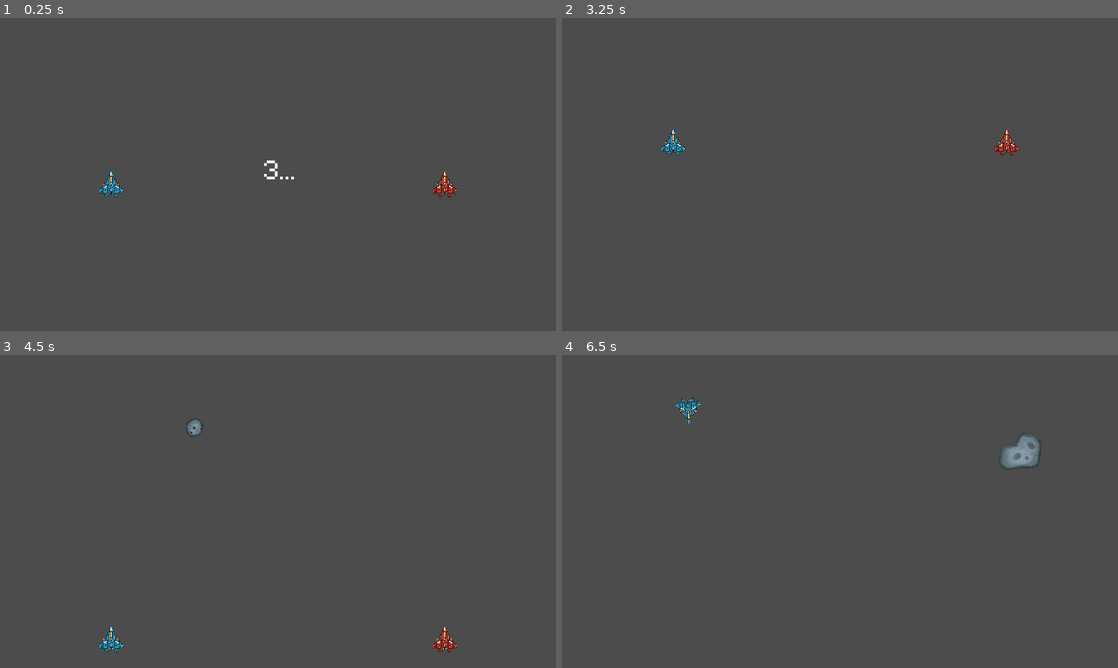
Above: before the commit, frames 1-4 (two rows, left to right).
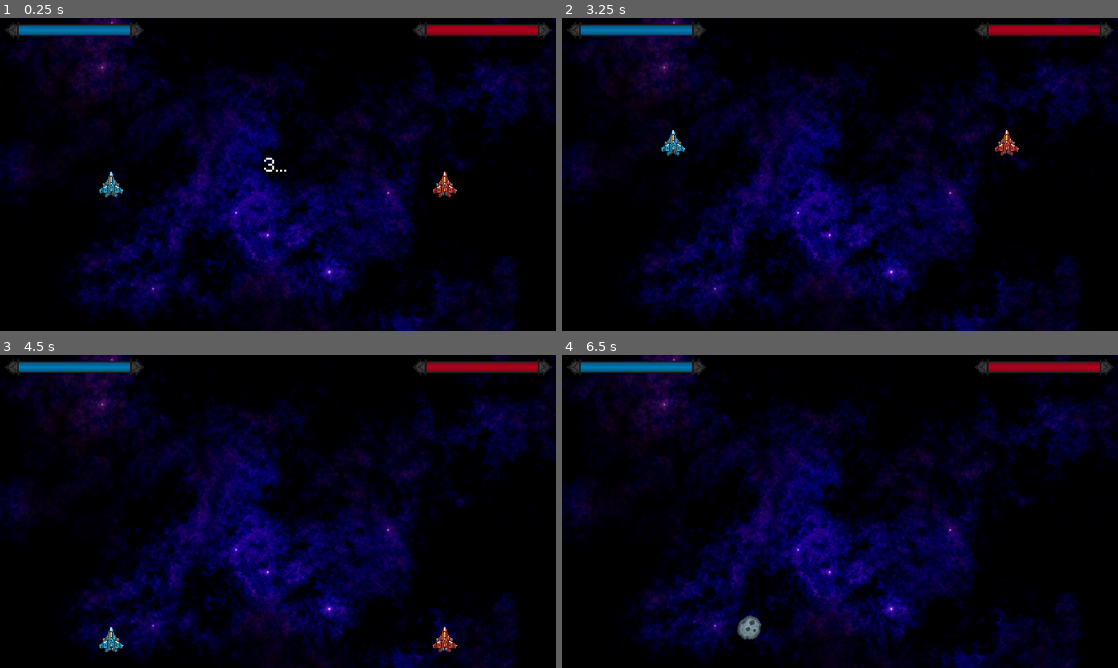
Above: after the commit, the same moments.

Repository: vicky-vittles/FirstGamesGodot
Game: Godot game, scene res://Scenes/Game.tscn
Same seed, same stepped clock (60 frames per second), same inputs: the game is played once before the commit and once after it. Before the commit the project starts from res://Scenes/World.tscn.
Inputs:
- Up to frame 1 (0.25 s): no input
- Up to frame 2 (3.25 s): tap Enter at 0.5, 2.75 s; tap Space at 1.25 s
- Up to frame 3 (4.5 s): tap R (reload, bound only after the commit) at 4.15 s
- Up to frame 4 (6.5 s): no input

The runs differ from the first frame. In frame 1, 100% of the frame differs, in the area x 0-100%, y 0-100%; in frame 2, 100%; in frame 3, 100%; in frame 4, 100%.

Commit message:
Finished Game 2

Diff:
--- a/Game2-JetFighter/Entities/Bullet/Bullet.gd
+++ b/Game2-JetFighter/Entities/Bullet/Bullet.gd
@@ -34,6 +34,6 @@
 
 
 func _on_Bullet_area_entered(area):
-	if area.is_in_group("player"):
+	if area.is_in_group("player") or area.is_in_group("asteroid"):
 		get_parent().remove_child(self)
 		queue_free()
--- a/Game2-JetFighter/Entities/Bullet/Bullet.tscn
+++ b/Game2-JetFighter/Entities/Bullet/Bullet.tscn
@@ -7,7 +7,7 @@
 
 [sub_resource type="Animation" id=2]
 resource_name = "default"
-length = 3.0
+length = 2.0
 tracks/0/type = "value"
 tracks/0/path = NodePath(".:modulate")
 tracks/0/interp = 1
@@ -15,7 +15,7 @@
 tracks/0/imported = false
 tracks/0/enabled = true
 tracks/0/keys = {
-"times": PoolRealArray( 0, 2.7, 3 ),
+"times": PoolRealArray( 0, 1.7, 2 ),
 "transitions": PoolRealArray( 1, 1, 1 ),
 "update": 0,
 "values": [ Color( 1, 1, 1, 1 ), Color( 1, 1, 1, 1 ), Color( 1, 1, 1, 0 ) ]
@@ -35,7 +35,7 @@
 shape = SubResource( 1 )
 
 [node name="LifetimeTimer" type="Timer" parent="."]
-wait_time = 3.0
+wait_time = 2.0
 one_shot = true
 autostart = true
 
--- /dev/null
+++ b/Game2-JetFighter/Entities/Player/LaserShootSFX.gd
@@ -0,0 +1,12 @@
+extends AudioStreamPlayer
+
+export (Array, AudioStream) var audio_files
+
+func _ready():
+	randomize()
+
+func play_random():
+	var random_number = randi() % audio_files.size()
+	stop()
+	stream = audio_files[random_number]
+	play()
--- a/Game2-JetFighter/Entities/Player/Player.gd
+++ b/Game2-JetFighter/Entities/Player/Player.gd
@@ -1,4 +1,11 @@
 extends KinematicBody2D
+
+class_name Player
+
+signal update_health(player_index, new_amount)
+signal player_died(player_index)
+signal screen_exited(player_index)
+signal screen_entered(player_index)
 
 const SCREEN_WIDTH = 1280
 const SCREEN_WIDTH_PERCENTAGE = 0.3
@@ -16,6 +23,7 @@
 
 func _ready():
 	$"..".connect("game_started", self, "_on_World_game_started")
+	$"..".connect("game_won", self, "_on_World_game_won")
 	$Health.connect("update_health", self, "_on_Health_update_health")
 	$Health.connect("died", self, "_on_Health_died")
 
@@ -52,6 +60,8 @@
 		rotation = direction.angle() + PI/2
 
 		if Input.is_action_just_pressed("shoot_" + str(player_index)):
+			$LaserShootSFX.play_random()
+
 			var bullet = BULLET.instance()
 			bullet.position = $BulletSpawn.global_position
 			bullet.shoot(player_index, direction)
@@ -83,12 +93,12 @@
 func _on_Hurtbox_area_entered(area):
 	if (area.is_in_group("bullet") or area.is_in_group("asteroid")) and current_state != STATES.DEAD:
 		$Health.take_damage(5)
+		$HurtSFX.play_random()
 		$DamageAnimations.play("take_damage")
 
 
 func _on_Health_update_health(new_amount):
-	#emitir outro sinal, para que HUD faça update
-	pass
+	emit_signal("update_health", player_index, new_amount)
 
 
 func _on_Health_died():
@@ -98,6 +108,8 @@
 	$DeadTimer.start()
 	$Particles2D.emitting = true
 
+	emit_signal("player_died", player_index)
+
 
 func _on_DeadTimer_timeout():
 	current_state = STATES.HIDDEN
@@ -106,4 +118,18 @@
 
 func _on_World_game_started():
 	current_state = STATES.FLY
-	pass
+
+
+func _on_World_game_won(player_victory):
+	if player_index == player_victory:
+		current_state = STATES.SPAWN
+		$CollisionPolygon2D.set_deferred("disabled", true)
+		$Hurtbox/CollisionPolygon2D.set_deferred("disabled", true)
+
+
+func _on_VisibilityNotifier2D_screen_exited():
+	emit_signal("screen_exited", player_index)
+
+
+func _on_VisibilityNotifier2D_screen_entered():
+	emit_signal("screen_entered", player_index)
--- a/Game2-JetFighter/Entities/Player/Player.tscn
+++ b/Game2-JetFighter/Entities/Player/Player.tscn
@@ -1,11 +1,17 @@
-[gd_scene load_steps=11 format=2]
+[gd_scene load_steps=17 format=2]
 
 [ext_resource path="res://Entities/Player/Health.gd" type="Script" id=1]
 [ext_resource path="res://Entities/Player/Player.gd" type="Script" id=2]
 [ext_resource path="res://Entities/Player/player-spaceship-damage.png" type="Texture" id=3]
 [ext_resource path="res://Entities/Player/explosion-1.png" type="Texture" id=4]
-
-[sub_resource type="Animation" id=2]
+[ext_resource path="res://Systems/RandomSFXPlayer.tscn" type="PackedScene" id=5]
+[ext_resource path="res://Assets/Laser_Shoot2.wav" type="AudioStream" id=6]
+[ext_resource path="res://Assets/Laser_Shoot4.wav" type="AudioStream" id=7]
+[ext_resource path="res://Assets/Hit_Hurt3.wav" type="AudioStream" id=8]
+[ext_resource path="res://Assets/Hit_Hurt.wav" type="AudioStream" id=9]
+[ext_resource path="res://Assets/Hit_Hurt4.wav" type="AudioStream" id=10]
+
+[sub_resource type="Animation" id=1]
 resource_name = "go_to_idle"
 length = 0.25
 step = 0.05
@@ -34,8 +40,7 @@
 "values": [ 2, 1, 0 ]
 }
 
-[sub_resource type="Animation" id=1]
-resource_name = "turn"
+[sub_resource type="Animation" id=2]
 length = 0.25
 step = 0.05
 tracks/0/type = "value"
@@ -155,12 +160,12 @@
 polygon = PoolVector2Array( -19, -4, -10, -7, 0, -30, 10, -7, 18, -4, 18, 17, -19, 17 )
 
 [node name="MovementAnimations" type="AnimationPlayer" parent="."]
-anims/go_to_idle = SubResource( 2 )
-anims/turn = SubResource( 1 )
+anims/go_to_idle = SubResource( 1 )
+anims/turn = SubResource( 2 )
 
 [node name="DamageAnimations" type="AnimationPlayer" parent="."]
-anims/died = SubResource( 8 )
-anims/take_damage = SubResource( 7 )
+anims/died = SubResource( 3 )
+anims/take_damage = SubResource( 4 )
 
 [node name="VisibilityNotifier2D" type="VisibilityNotifier2D" parent="."]
 visible = false
@@ -172,18 +177,26 @@
 
 [node name="Health" type="Node" parent="."]
 script = ExtResource( 1 )
-health = 15
 
 [node name="Particles2D" type="Particles2D" parent="."]
-material = SubResource( 4 )
+material = SubResource( 5 )
 emitting = false
 amount = 5
 lifetime = 0.5
-process_material = SubResource( 5 )
+process_material = SubResource( 6 )
 texture = ExtResource( 4 )
 
 [node name="DeadTimer" type="Timer" parent="."]
 wait_time = 2.0
 one_shot = true
+
+[node name="LaserShootSFX" parent="." instance=ExtResource( 5 )]
+audio_files = [ ExtResource( 6 ), ExtResource( 7 ) ]
+
+[node name="HurtSFX" parent="." instance=ExtResource( 5 )]
+pitch_scale = 1.25
+audio_files = [ ExtResource( 9 ), ExtResource( 8 ), ExtResource( 10 ) ]
 [connection signal="area_entered" from="Hurtbox" to="." method="_on_Hurtbox_area_entered"]
+[connection signal="screen_entered" from="VisibilityNotifier2D" to="." method="_on_VisibilityNotifier2D_screen_entered"]
+[connection signal="screen_exited" from="VisibilityNotifier2D" to="." method="_on_VisibilityNotifier2D_screen_exited"]
 [connection signal="timeout" from="DeadTimer" to="." method="_on_DeadTimer_timeout"]
--- /dev/null
+++ b/Game2-JetFighter/Scenes/Game.gd
@@ -0,0 +1,104 @@
+extends Node2D
+
+signal game_started()
+signal game_won(player_victory)
+
+enum GAME_STATE {START, PLAYING, END}
+var current_state = GAME_STATE.START
+
+var animated_health_p1 = 100
+var animated_health_p2 = 100
+
+
+func _ready():
+	$Music.play()
+	$GameStartTimer.start()
+	$Player1.connect("update_health", self, "_on_Player_update_health")
+	$Player2.connect("update_health", self, "_on_Player_update_health")
+	$Player1.connect("player_died", self, "_on_Player_player_died")
+	$Player2.connect("player_died", self, "_on_Player_player_died")
+	$Player1.connect("screen_exited", self, "_on_Player_screen_exited")
+	$Player2.connect("screen_exited", self, "_on_Player_screen_exited")
+	$Player1.connect("screen_entered", self, "_on_Player_screen_entered")
+	$Player2.connect("screen_entered", self, "_on_Player_screen_entered")
+
+func _process(delta):
+	$HUD/StartCountdownLabel.text = str(ceil($GameStartTimer.time_left)) + "..."
+	$HUD/HealthBar1/HealthValue1.value = animated_health_p1
+	$HUD/HealthBar2/HealthValue2.value = animated_health_p2
+
+	$Arrow1.look_at($Player1.global_position)
+	$Arrow2.look_at($Player2.global_position)
+
+	if current_state == GAME_STATE.END:
+		if Input.is_action_just_pressed("reload"):
+			get_tree().reload_current_scene()
+
+func _on_AsteroidSpawnTimer_timeout():
+	randomize()
+
+	$AsteroidSpawn/AsteroidSpawnLocation.offset = randi()
+	var rand_int = randi()%4 + 1
+
+	var asteroid = load("res://Entities/Asteroids/Asteroid-"+str(rand_int)+".tscn").instance()
+	$Asteroids.add_child(asteroid)
+
+	var direction = $AsteroidSpawn/AsteroidSpawnLocation.rotation + PI / 2
+
+	asteroid.position = $AsteroidSpawn/AsteroidSpawnLocation.position
+
+	direction += rand_range(-PI/4, PI/4)
+	asteroid.rotation = direction
+	asteroid.direction = Vector2(cos(direction), sin(direction))
+
+
+func _on_GameStartTimer_timeout():
+	current_state = GAME_STATE.PLAYING
+	$HUD/StartCountdownLabel.hide()
+	$AsteroidSpawnTimer.start()
+	emit_signal("game_started")
+
+
+func _on_Player_update_health(player_index, new_amount):
+	if player_index == 1:
+		$HUD/HealthBar1/Tween1.interpolate_property(self, "animated_health_p1", animated_health_p1, new_amount, 0.1)
+		if not $HUD/HealthBar1/Tween1.is_active():
+			$HUD/HealthBar1/Tween1.start()
+		$HUD/HealthBar1/AnimationPlayer.play("took_damage")
+	elif player_index == 2:
+		$HUD/HealthBar2/Tween2.interpolate_property(self, "animated_health_p2", animated_health_p2, new_amount, 0.1)
+		if not $HUD/HealthBar2/Tween2.is_active():
+			$HUD/HealthBar2/Tween2.start()
+		$HUD/HealthBar2/AnimationPlayer.play("took_damage")
+
+
+func _on_Player_player_died(player_index):
+	current_state = GAME_STATE.END
+	$Music.stop()
+	$GameOverMusic.play()
+	$HUD/VictoryLabel.show()
+	if player_index == 1:
+		$HUD/VictoryLabel.text = "Jogador 2 venceu! \n" + "Pressione \"R\" ou \"Start\" para recomeçar"
+		emit_signal("game_won", 2)
+	elif player_index == 2:
+		$HUD/VictoryLabel.text = "Jogador 1 venceu! \n" + "Pressione \"R\" ou \"Start\" para recomeçar"
+		emit_signal("game_won", 1)
+
+
+func _on_Player_screen_exited(player_index):
+	if player_index == 1:
+		$Arrow1.global_position.x = clamp($Player1.global_position.x, 100, 1180)
+		$Arrow1.global_position.y = clamp($Player1.global_position.y, 50, 670)
+		$Arrow1.hide()
+
+	elif player_index == 2:
+		$Arrow2.global_position.x = clamp($Player2.global_position.x, 100, 1180)
+		$Arrow2.global_position.y = clamp($Player2.global_position.y, 50, 670)
+		$Arrow2.hide()
+
+
+func _on_Player_screen_entered(player_index):
+	if player_index == 1:
+		$Arrow1.hide()
+	elif player_index == 2:
+		$Arrow2.hide()
--- /dev/null
+++ b/Game2-JetFighter/Scenes/Game.tscn
@@ -0,0 +1,191 @@
+[gd_scene load_steps=15 format=2]
+
+[ext_resource path="res://Assets/m5x7.ttf" type="DynamicFontData" id=1]
+[ext_resource path="res://Assets/health-bar-bg.png" type="Texture" id=2]
+[ext_resource path="res://Assets/health-bar-fill-2.png" type="Texture" id=3]
+[ext_resource path="res://Assets/health-bar-fill-1.png" type="Texture" id=4]
+[ext_resource path="res://Entities/Player/Player.tscn" type="PackedScene" id=5]
+[ext_resource path="res://Scenes/Game.gd" type="Script" id=6]
+[ext_resource path="res://Assets/nebula01.png" type="Texture" id=7]
+[ext_resource path="res://Assets/DynamicFight_1.ogg" type="AudioStream" id=8]
+[ext_resource path="res://Assets/DeepSpaceA.ogg" type="AudioStream" id=9]
+[ext_resource path="res://Assets/arrow.png" type="Texture" id=10]
+
+[sub_resource type="DynamicFont" id=1]
+size = 75
+font_data = ExtResource( 1 )
+
+[sub_resource type="Animation" id=2]
+resource_name = "took_damage"
+tracks/0/type = "value"
+tracks/0/path = NodePath(".:rect_position")
+tracks/0/interp = 1
+tracks/0/loop_wrap = true
+tracks/0/imported = false
+tracks/0/enabled = true
+tracks/0/keys = {
+"times": PoolRealArray( 0, 0.1, 0.2, 0.3, 0.4 ),
+"transitions": PoolRealArray( 1, 1, 1, 1, 1 ),
+"update": 0,
+"values": [ Vector2( 10, 10 ), Vector2( 20, 10 ), Vector2( 10, 10 ), Vector2( 0, 10 ), Vector2( 10, 10 ) ]
+}
+
+[sub_resource type="Animation" id=3]
+resource_name = "took_damage"
+tracks/0/type = "value"
+tracks/0/path = NodePath(".:rect_position")
+tracks/0/interp = 1
+tracks/0/loop_wrap = true
+tracks/0/imported = false
+tracks/0/enabled = true
+tracks/0/keys = {
+"times": PoolRealArray( 0, 0.1, 0.2, 0.3, 0.4 ),
+"transitions": PoolRealArray( 1, 1, 1, 1, 1 ),
+"update": 0,
+"values": [ Vector2( 950, 10 ), Vector2( 940, 10 ), Vector2( 950, 10 ), Vector2( 960, 10 ), Vector2( 950, 10 ) ]
+}
+
+[sub_resource type="Curve2D" id=4]
+_data = {
+"points": PoolVector2Array( 0, 0, 0, 0, 0, 0, 0, 0, 0, 0, 1280, 0, 0, 0, 0, 0, 1280, 720, 0, 0, 0, 0, 0, 720, 0, 0, 0, 0, 0, 0 )
+}
+
+[node name="Game" type="Node2D"]
+script = ExtResource( 6 )
+
+[node name="Background" type="Sprite" parent="."]
+position = Vector2( 976, 464 )
+texture = ExtResource( 7 )
+
+[node name="Player1" parent="." instance=ExtResource( 5 )]
+position = Vector2( 1024, 384 )
+
+[node name="Player2" parent="." instance=ExtResource( 5 )]
+position = Vector2( 256, 384 )
+player_index = 2
+
+[node name="Bullets" type="Node2D" parent="."]
+
+[node name="Asteroids" type="Node2D" parent="."]
+
+[node name="HUD" type="Control" parent="."]
+margin_right = 40.0
+margin_bottom = 40.0
+__meta__ = {
+"_edit_use_anchors_": false
+}
+
+[node name="StartCountdownLabel" type="Label" parent="HUD"]
+margin_left = 608.0
+margin_top = 304.0
+margin_right = 685.0
+margin_bottom = 467.0
+custom_fonts/font = SubResource( 1 )
+text = "3...
+"
+__meta__ = {
+"_edit_use_anchors_": false
+}
+
+[node name="VictoryLabel" type="Label" parent="HUD"]
+visible = false
+margin_left = -16.0
+margin_top = 272.0
+margin_right = 1309.0
+margin_bottom = 435.0
+custom_fonts/font = SubResource( 1 )
+text = "Jogador 2 venceu!
+Pressione \"R\" ou \"Start\" para recomeçar"
+align = 1
+__meta__ = {
+"_edit_use_anchors_": false
+}
+
+[node name="HealthBar2" type="TextureRect" parent="HUD"]
+margin_left = 11.6
+margin_top = 10.0
+margin_right = 331.6
+margin_bottom = 46.0
+texture = ExtResource( 2 )
+__meta__ = {
+"_edit_use_anchors_": false
+}
+
+[node name="HealthValue2" type="TextureProgress" parent="HUD/HealthBar2"]
+margin_left = 32.0
+margin_top = 8.0
+margin_right = 288.0
+margin_bottom = 38.0
+value = 100.0
+texture_progress = ExtResource( 3 )
+__meta__ = {
+"_edit_use_anchors_": false
+}
+
+[node name="Tween2" type="Tween" parent="HUD/HealthBar2"]
+
+[node name="AnimationPlayer" type="AnimationPlayer" parent="HUD/HealthBar2"]
+anims/took_damage = SubResource( 2 )
+
+[node name="HealthBar1" type="TextureRect" parent="HUD"]
+anchor_left = 1.0
+anchor_right = 1.0
+margin_left = 910.0
+margin_top = 10.0
+margin_right = 1240.0
+margin_bottom = 46.0
+texture = ExtResource( 2 )
+__meta__ = {
+"_edit_use_anchors_": false
+}
+
+[node name="HealthValue1" type="TextureProgress" parent="HUD/HealthBar1"]
+anchor_left = 1.0
+anchor_right = 1.0
+margin_left = -298.0
+margin_top = 8.0
+margin_right = 32.0
+margin_bottom = 44.0
+value = 100.0
+texture_progress = ExtResource( 4 )
+fill_mode = 1
+__meta__ = {
+"_edit_use_anchors_": false
+}
+
+[node name="Tween1" type="Tween" parent="HUD/HealthBar1"]
+
+[node name="AnimationPlayer" type="AnimationPlayer" parent="HUD/HealthBar1"]
+anims/took_damage = SubResource( 3 )
+
+[node name="AsteroidSpawn" type="Path2D" parent="."]
+curve = SubResource( 4 )
+
+[node name="AsteroidSpawnLocation" type="PathFollow2D" parent="AsteroidSpawn"]
+
+[node name="GameStartTimer" type="Timer" parent="."]
+wait_time = 3.0
+one_shot = true
+
+[node name="AsteroidSpawnTimer" type="Timer" parent="."]
+wait_time = 2.0
+
+[node name="Music" type="AudioStreamPlayer" parent="."]
+stream = ExtResource( 8 )
+
+[node name="GameOverMusic" type="AudioStreamPlayer" parent="."]
+stream = ExtResource( 9 )
+
+[node name="Arrow1" type="Sprite" parent="."]
+visible = false
+modulate = Color( 1, 0.25, 0.25, 1 )
+position = Vector2( -112, 320 )
+texture = ExtResource( 10 )
+
+[node name="Arrow2" type="Sprite" parent="."]
+visible = false
+modulate = Color( 0.25, 0.25, 1, 1 )
+position = Vector2( -112, 416 )
+texture = ExtResource( 10 )
+[connection signal="timeout" from="GameStartTimer" to="." method="_on_GameStartTimer_timeout"]
+[connection signal="timeout" from="AsteroidSpawnTimer" to="." method="_on_AsteroidSpawnTimer_timeout"]
--- /dev/null
+++ b/Game2-JetFighter/Scenes/TitleScreen.tscn
@@ -0,0 +1,94 @@
+[gd_scene load_steps=5 format=2]
+
+[ext_resource path="res://Assets/cursor.png" type="Texture" id=1]
+
+[sub_resource type="DynamicFontData" id=1]
+font_path = "res://Assets/m5x7.ttf"
+
+[sub_resource type="DynamicFont" id=2]
+size = 100
+font_data = SubResource( 1 )
+
+[sub_resource type="DynamicFont" id=3]
+size = 75
+font_data = SubResource( 1 )
+
+[node name="TitleScreen" type="MarginContainer"]
+anchor_right = 1.0
+anchor_bottom = 1.0
+__meta__ = {
+"_edit_use_anchors_": false
+}
+
+[node name="VBoxContainer" type="VBoxContainer" parent="."]
+margin_right = 1280.0
+margin_bottom = 720.0
+alignment = 1
+
+[node name="Title" type="Label" parent="VBoxContainer"]
+margin_top = 222.0
+margin_right = 1280.0
+margin_bottom = 302.0
+custom_fonts/font = SubResource( 2 )
+text = "Jet Fighter Deluxe"
+align = 1
+valign = 1
+
+[node name="EmptySpace" type="VBoxContainer" parent="VBoxContainer"]
+margin_top = 306.0
+margin_right = 1280.0
+margin_bottom = 456.0
+rect_min_size = Vector2( 0, 150 )
+
+[node name="Options" type="Control" parent="VBoxContainer"]
+margin_top = 460.0
+margin_right = 1280.0
+margin_bottom = 460.0
+
+[node name="PlayOption" type="HBoxContainer" parent="VBoxContainer/Options"]
+anchor_left = 0.5
+anchor_top = 0.5
+anchor_right = 0.5
+anchor_bottom = 0.5
+margin_left = -67.5
+margin_top = -30.0
+margin_right = 67.5
+margin_bottom = 30.0
+__meta__ = {
+"_edit_use_anchors_": false
+}
+
+[node name="PlayLabel" type="Label" parent="VBoxContainer/Options/PlayOption"]
+margin_right = 135.0
+margin_bottom = 60.0
+custom_fonts/font = SubResource( 3 )
+text = "Jogar"
+align = 1
+valign = 1
+
+[node name="QuitOption" type="HBoxContainer" parent="VBoxContainer/Options"]
+anchor_left = 0.5
+anchor_top = 0.5
+anchor_right = 0.5
+anchor_bottom = 0.5
+margin_left = -46.5
+margin_top = -30.0
+margin_right = 46.5
+margin_bottom = 30.0
+__meta__ = {
+"_edit_use_anchors_": false
+}
+
+[node name="QuitLabel" type="Label" parent="VBoxContainer/Options/QuitOption"]
+margin_right = 93.0
+margin_bottom = 60.0
+custom_fonts/font = SubResource( 3 )
+text = "Sair"
+align = 1
+valign = 1
+
+[node name="Cursor" type="TextureRect" parent="VBoxContainer"]
+margin_top = 464.0
+margin_right = 1280.0
+margin_bottom = 497.0
+texture = ExtResource( 1 )
--- a/Game2-JetFighter/Scenes/World.gd
+++ /dev/null
@@ -1,33 +0,0 @@
-extends Node2D
-
-signal game_started()
-
-
-func _ready():
-	$GameStartTimer.start()
-
-func _process(delta):
-	$StartCountdownLabel.text = str(ceil($GameStartTimer.time_left)) + "..."
-
-func _on_AsteroidSpawnTimer_timeout():
-	randomize()
-
-	$AsteroidSpawn/AsteroidSpawnLocation.offset = randi()
-	var rand_int = randi()%4 + 1
-
-	var asteroid = load("res://Entities/Asteroids/Asteroid-"+str(rand_int)+".tscn").instance()
-	$Asteroids.add_child(asteroid)
-
-	var direction = $AsteroidSpawn/AsteroidSpawnLocation.rotation + PI / 2
-
-	asteroid.position = $AsteroidSpawn/AsteroidSpawnLocation.position
-
-	direction += rand_range(-PI/4, PI/4)
-	asteroid.rotation = direction
-	asteroid.direction = Vector2(cos(direction), sin(direction))
-
-
-func _on_GameStartTimer_timeout():
-	$StartCountdownLabel.hide()
-	$AsteroidSpawnTimer.start()
-	emit_signal("game_started")
--- a/Game2-JetFighter/Scenes/World.tscn
+++ /dev/null
@@ -1,53 +0,0 @@
-[gd_scene load_steps=6 format=2]
-
-[ext_resource path="res://Entities/Player/Player.tscn" type="PackedScene" id=1]
-[ext_resource path="res://Scenes/World.gd" type="Script" id=2]
-[ext_resource path="res://Assets/m5x7.ttf" type="DynamicFontData" id=3]
-
-[sub_resource type="DynamicFont" id=2]
-size = 100
-font_data = ExtResource( 3 )
-
-[sub_resource type="Curve2D" id=1]
-_data = {
-"points": PoolVector2Array( 0, 0, 0, 0, 0, 0, 0, 0, 0, 0, 1280, 0, 0, 0, 0, 0, 1280, 720, 0, 0, 0, 0, 0, 720, 0, 0, 0, 0, 0, 0 )
-}
-
-[node name="World" type="Node2D"]
-script = ExtResource( 2 )
-
-[node name="StartCountdownLabel" type="Label" parent="."]
-margin_left = 608.0
-margin_top = 304.0
-margin_right = 685.0
-margin_bottom = 467.0
-custom_fonts/font = SubResource( 2 )
-text = "3...
-"
-__meta__ = {
-"_edit_use_anchors_": false
-}
-
-[node name="Player1" parent="." instance=ExtResource( 1 )]
-position = Vector2( 1024, 384 )
-player_index = 1
-
-[node name="Player2" parent="." instance=ExtResource( 1 )]
-position = Vector2( 256, 384 )
-player_index = 2
-
-[node name="Bullets" type="Node2D" parent="."]
-
-[node name="Asteroids" type="Node2D" parent="."]
-
-[node name="AsteroidSpawn" type="Path2D" parent="."]
-curve = SubResource( 1 )
-
-[node name="AsteroidSpawnLocation" type="PathFollow2D" parent="AsteroidSpawn"]
-
-[node name="GameStartTimer" type="Timer" parent="."]
-wait_time = 3.0
-
-[node name="AsteroidSpawnTimer" type="Timer" parent="."]
-[connection signal="timeout" from="GameStartTimer" to="." method="_on_GameStartTimer_timeout"]
-[connection signal="timeout" from="AsteroidSpawnTimer" to="." method="_on_AsteroidSpawnTimer_timeout"]
--- /dev/null
+++ b/Game2-JetFighter/Systems/RandomSFXPlayer.gd
@@ -0,0 +1,12 @@
+extends AudioStreamPlayer
+
+export (Array, AudioStream) var audio_files
+
+func _ready():
+	randomize()
+
+func play_random():
+	var random_number = randi() % audio_files.size()
+	stop()
+	stream = audio_files[random_number]
+	play()
--- /dev/null
+++ b/Game2-JetFighter/Systems/RandomSFXPlayer.tscn
@@ -0,0 +1,6 @@
+[gd_scene load_steps=2 format=2]
+
+[ext_resource path="res://Systems/RandomSFXPlayer.gd" type="Script" id=1]
+
+[node name="RandomSFXPlayer" type="AudioStreamPlayer"]
+script = ExtResource( 1 )
--- a/Game2-JetFighter/project.godot
+++ b/Game2-JetFighter/project.godot
@@ -8,15 +8,20 @@
 
 config_version=4
 
-_global_script_classes=[  ]
+_global_script_classes=[ {
+"base": "KinematicBody2D",
+"class": "Player",
+"language": "GDScript",
+"path": "res://Entities/Player/Player.gd"
+} ]
 _global_script_class_icons={
-
+"Player": ""
 }
 
 [application]
 
 config/name="Game2-JetFighter"
-run/main_scene="res://Scenes/World.tscn"
+run/main_scene="res://Scenes/Game.tscn"
 config/icon="res://icon.png"
 
 [display]
@@ -43,11 +48,13 @@
 right_2={
 "deadzone": 0.5,
 "events": [ Object(InputEventKey,"resource_local_to_scene":false,"resource_name":"","device":0,"alt":false,"shift":false,"control":false,"meta":false,"command":false,"pressed":false,"scancode":68,"unicode":0,"echo":false,"script":null)
+, Object(InputEventJoypadMotion,"resource_local_to_scene":false,"resource_name":"","device":0,"axis":0,"axis_value":1.0,"script":null)
  ]
 }
 left_2={
 "deadzone": 0.5,
 "events": [ Object(InputEventKey,"resource_local_to_scene":false,"resource_name":"","device":0,"alt":false,"shift":false,"control":false,"meta":false,"command":false,"pressed":false,"scancode":65,"unicode":0,"echo":false,"script":null)
+, Object(InputEventJoypadMotion,"resource_local_to_scene":false,"resource_name":"","device":0,"axis":0,"axis_value":-1.0,"script":null)
  ]
 }
 shoot_1={
@@ -58,6 +65,13 @@
 shoot_2={
 "deadzone": 0.5,
 "events": [ Object(InputEventKey,"resource_local_to_scene":false,"resource_name":"","device":0,"alt":false,"shift":false,"control":false,"meta":false,"command":false,"pressed":false,"scancode":75,"unicode":0,"echo":false,"script":null)
+, Object(InputEventJoypadButton,"resource_local_to_scene":false,"resource_name":"","device":0,"button_index":2,"pressure":0.0,"pressed":false,"script":null)
+ ]
+}
+reload={
+"deadzone": 0.5,
+"events": [ Object(InputEventKey,"resource_local_to_scene":false,"resource_name":"","device":0,"alt":false,"shift":false,"control":false,"meta":false,"command":false,"pressed":false,"scancode":82,"unicode":0,"echo":false,"script":null)
+, Object(InputEventJoypadButton,"resource_local_to_scene":false,"resource_name":"","device":0,"button_index":11,"pressure":0.0,"pressed":false,"script":null)
  ]
 }
 
Not shown, added: Game2-JetFighter/Assets/DeepSpaceA.ogg.import
Not shown, added: Game2-JetFighter/Assets/DynamicFight_1.ogg.import
Not shown, added: Game2-JetFighter/Assets/Hit_Hurt.wav.import
Not shown, added: Game2-JetFighter/Assets/Hit_Hurt3.wav.import
Not shown, added: Game2-JetFighter/Assets/Hit_Hurt4.wav.import
Not shown, added: Game2-JetFighter/Assets/Laser_Shoot2.wav.import
Not shown, added: Game2-JetFighter/Assets/Laser_Shoot4.wav.import
Binary file added: Game2-JetFighter/Assets/arrow.png
Not shown, added: Game2-JetFighter/Assets/arrow.png.import
Binary file added: Game2-JetFighter/Assets/cursor.png
Not shown, added: Game2-JetFighter/Assets/cursor.png.import
Binary file added: Game2-JetFighter/Assets/health-bar-bg.png
(and 15 more such lines)
